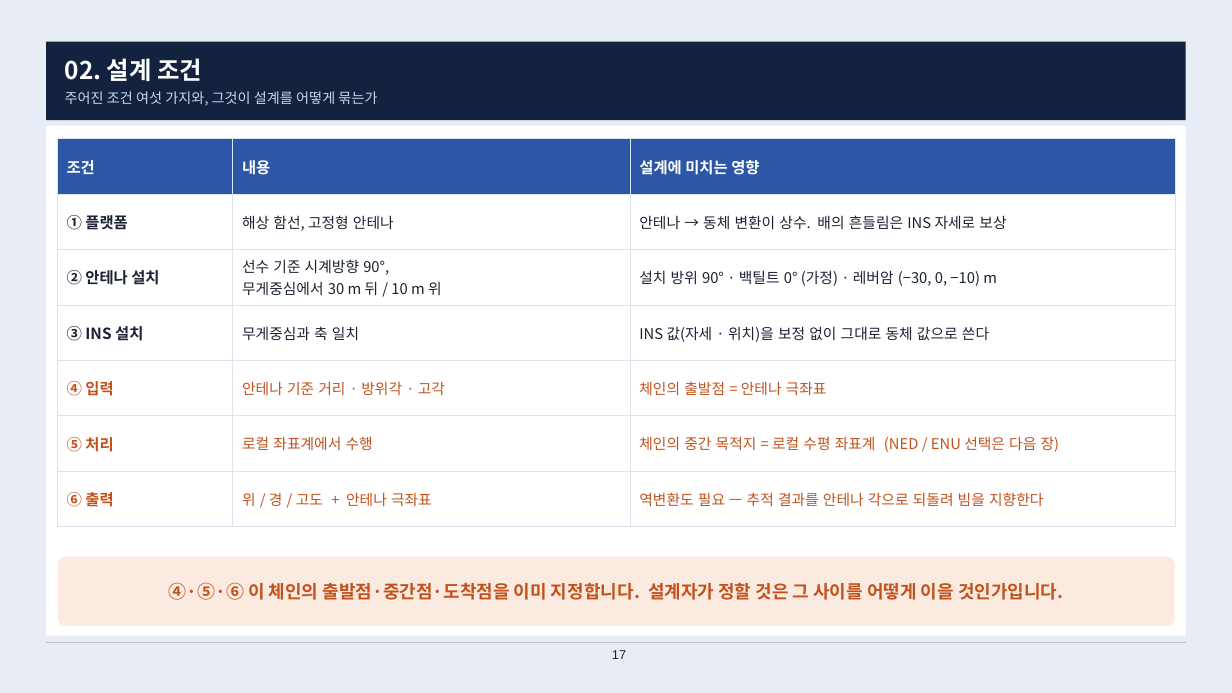
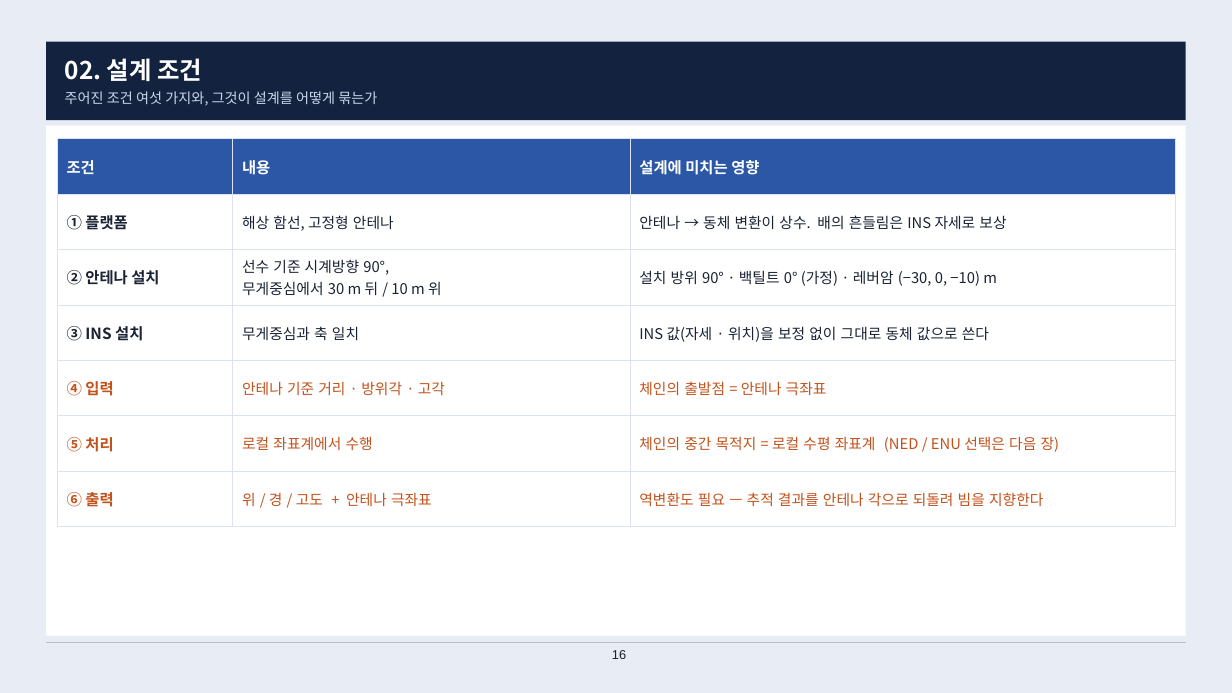
Before and after one commit to harley-hwan/radar-sw-study, a slide deck: slide 16 of Part2_CoordFrames/ref/산출물/Chapter2_coordinate_systems.pptx (slide 17 before the commit). Drawn at 1232x693 pixels with LibreOffice and Linux fonts; fonts in the diff are those of the drawing. Boxes give left, top, right and bottom in pixels: in the first picture for what was removed or moved away, otherwise in the second. Text is boxed around its words. In the diff, an @@ line names an element or a change of style, - is before the commit and + after.

```diff
--- a/Part2_CoordFrames/ref/산출물/Chapter2_coordinate_systems.pptx
+++ b/Part2_CoordFrames/ref/산출물/Chapter2_coordinate_systems.pptx
@@ table: place and size @@
-table at [57,139,1176,511]
+table at [57,139,1176,527]
@@ rounded rectangle removed at [57,556,1176,627] @@
@@ text removed at [169,582,1064,600] @@
-④·⑤·⑥ 이 체인의 출발점·중간점·도착점을 이미 지정합니다. 설계자가 정할 것은 그 사이를 어떻게 이을 것인가입니다.
@@ page number at [612,650,626,659]: text changed @@
-17
+16
```
Also in this commit, not shown: 13 other slides changed, 7 slides added, 4 slides removed, 11 other files.
